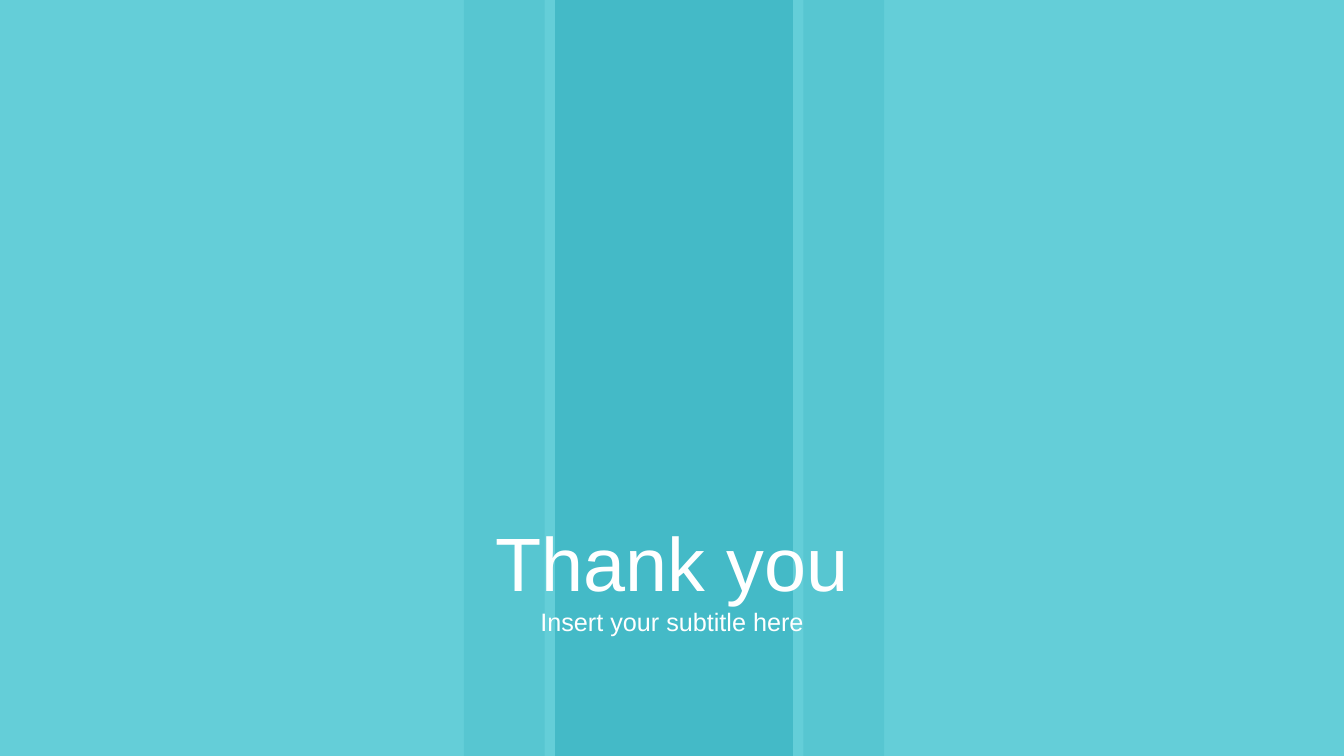
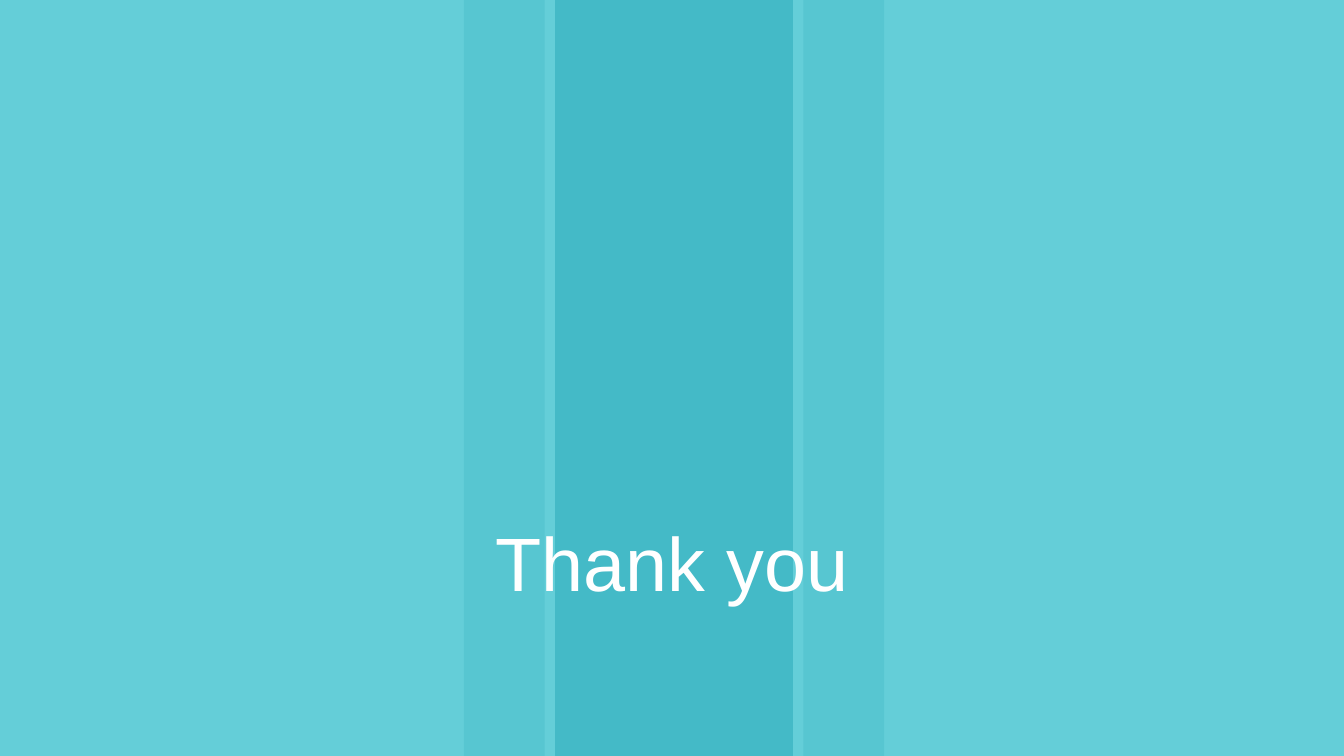
Before and after one commit to bdp-yk/hackathon, a slide deck: slide 11 of World-Travel-Concept-PowerPoint-Templates.pptx (slide 47 before the commit). Drawn at 1344x756 pixels with LibreOffice and Linux fonts; fonts in the diff are those of the drawing; background and template pictures are left out. Boxes give left, top, right and bottom in pixels: in the first picture for what was removed or moved away, otherwise in the second. Text is boxed around its words. In the diff, an @@ line names an element or a change of style, - is before the commit and + after.

```diff
--- a/World-Travel-Concept-PowerPoint-Templates.pptx
+++ b/World-Travel-Concept-PowerPoint-Templates.pptx
@@ text removed at (540,612,803,636) @@
-Insert your subtitle here
```
Also in this commit, not shown: 5 other slides changed, 3 slides added, 46 slides removed, 5 other files.
